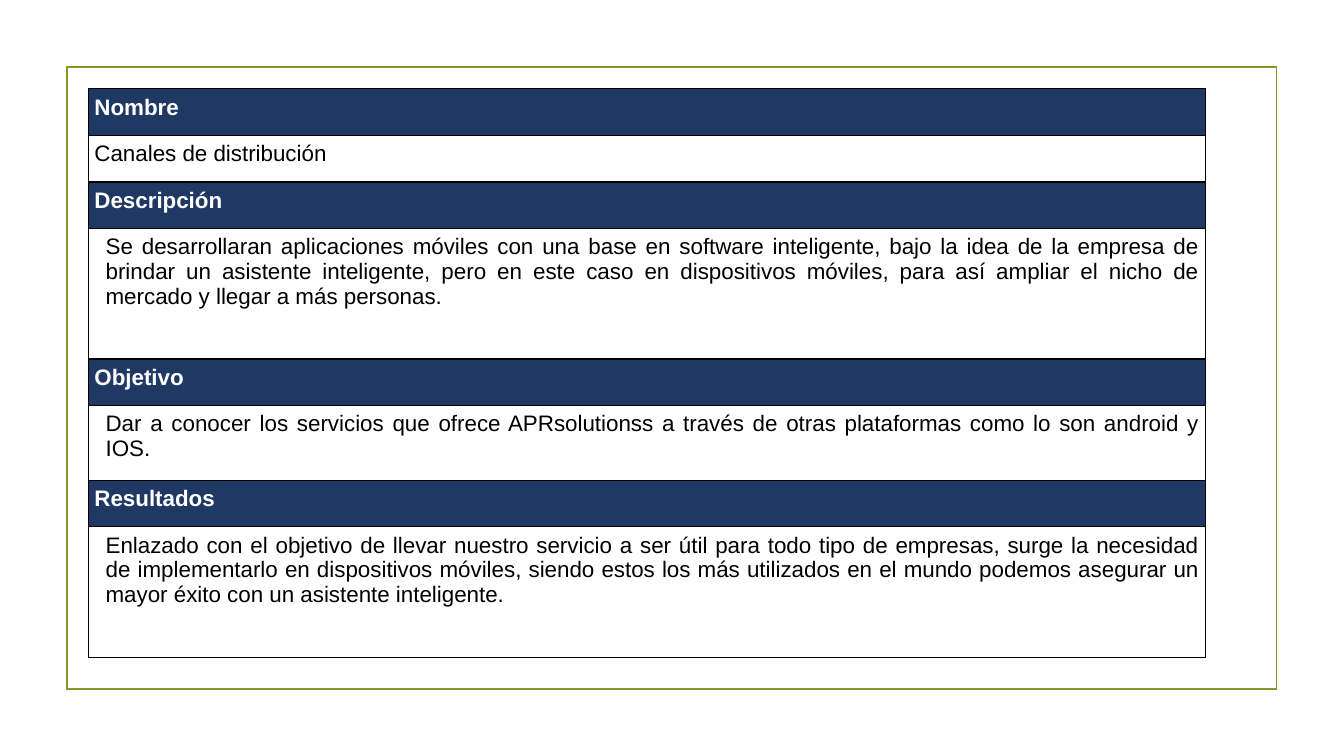
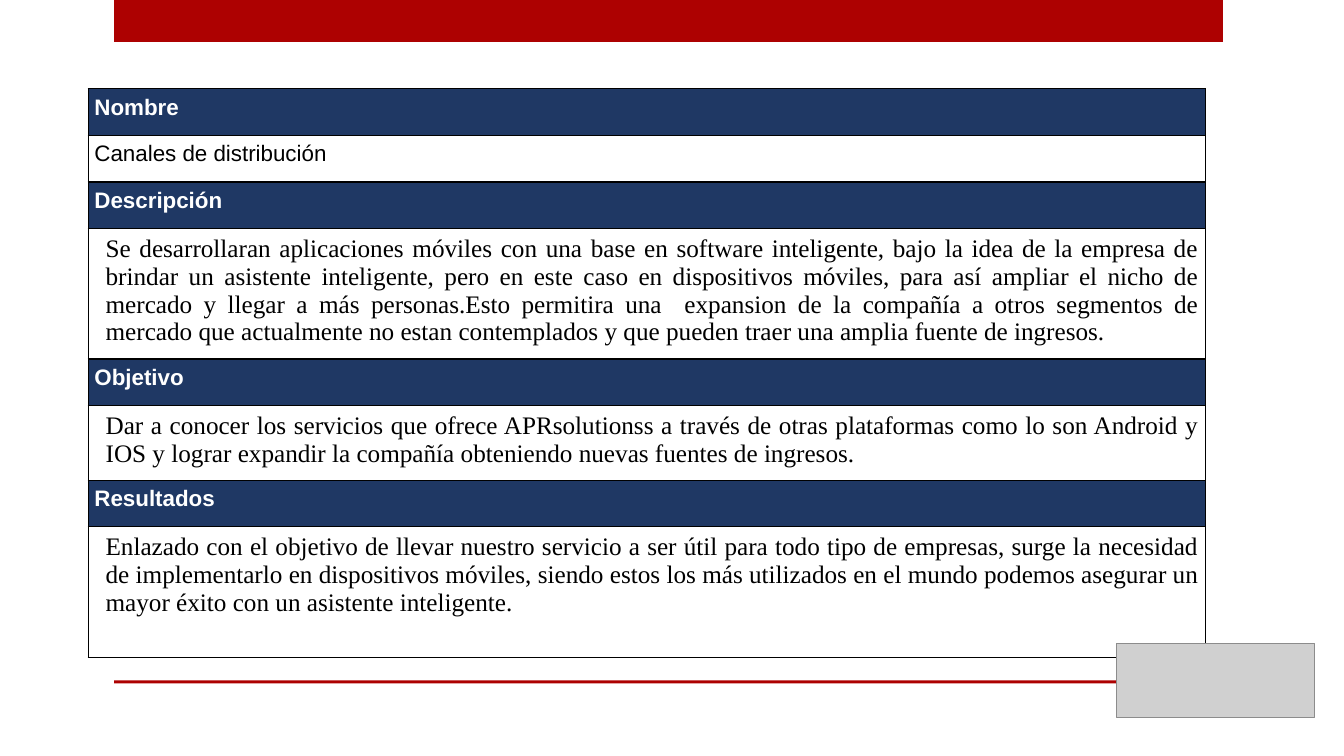
Before and after one commit to Manny2296/AE-APRSOLUTIONSS, a slide deck: slide 17 of co.AE_APRSOLUTIONSS/Presentation/APR Solutionss presentacion.pptx (slide 18 before the commit). Drawn at 1344x756 pixels with LibreOffice and Linux fonts; fonts in the diff are those of the drawing; grey boxes stand for pictures; background and template pictures are left out. Boxes give left, top, right and bottom in pixels: in the first picture for what was removed or moved away, otherwise in the second. Text is boxed around its words. In the diff, an @@ line names an element or a change of style, - is before the commit and + after.

```diff
--- a/co.AE_APRSOLUTIONSS/Presentation/APR Solutionss presentacion.pptx
+++ b/co.AE_APRSOLUTIONSS/Presentation/APR Solutionss presentacion.pptx
@@ rectangle added at (114,0,1223,42), fill #AD0101 @@
@@ rectangle removed at (67,68,1276,690) @@
@@ table at (89,89,1206,660) @@
-row 4, column 1: Se desarrollaran aplicaciones móviles con una base en software inteligente, bajo la idea de la empresa de brindar un asistente inteligente, pero en este caso en dispositivos móviles, para así ampliar el nicho de mercado y llegar a más personas.
+row 4, column 1: Se desarrollaran aplicaciones móviles con una base en software inteligente, bajo la idea de la empresa de brindar un asistente inteligente, pero en este caso en dispositivos móviles, para así ampliar el nicho de mercado y llegar a más personas.Esto permitira una expansion de la compañía a otros segmentos de mercado que actualmente no estan contemplados y que pueden traer una amplia fuente de ingresos.
-row 6, column 1: Dar a conocer los servicios que ofrece APRsolutionss a través de otras plataformas como lo son android y IOS.
+row 6, column 1: Dar a conocer los servicios que ofrece APRsolutionss a través de otras plataformas como lo son Android y IOS y lograr expandir la compañía obteniendo nuevas fuentes de ingresos.
@@ size 16 to 18 pt, font Arial to Times New Roman in "Enlazado con el objetivo de llevar nuestro ..." @@
@@ picture added at (1117,643,1315,718) @@
@@ rectangle added at (114,681,1223,684), fill #AD0101 @@
```
Also in this commit, not shown: 15 other slides changed, 2 slides added, 3 slides removed, 1 other file.
